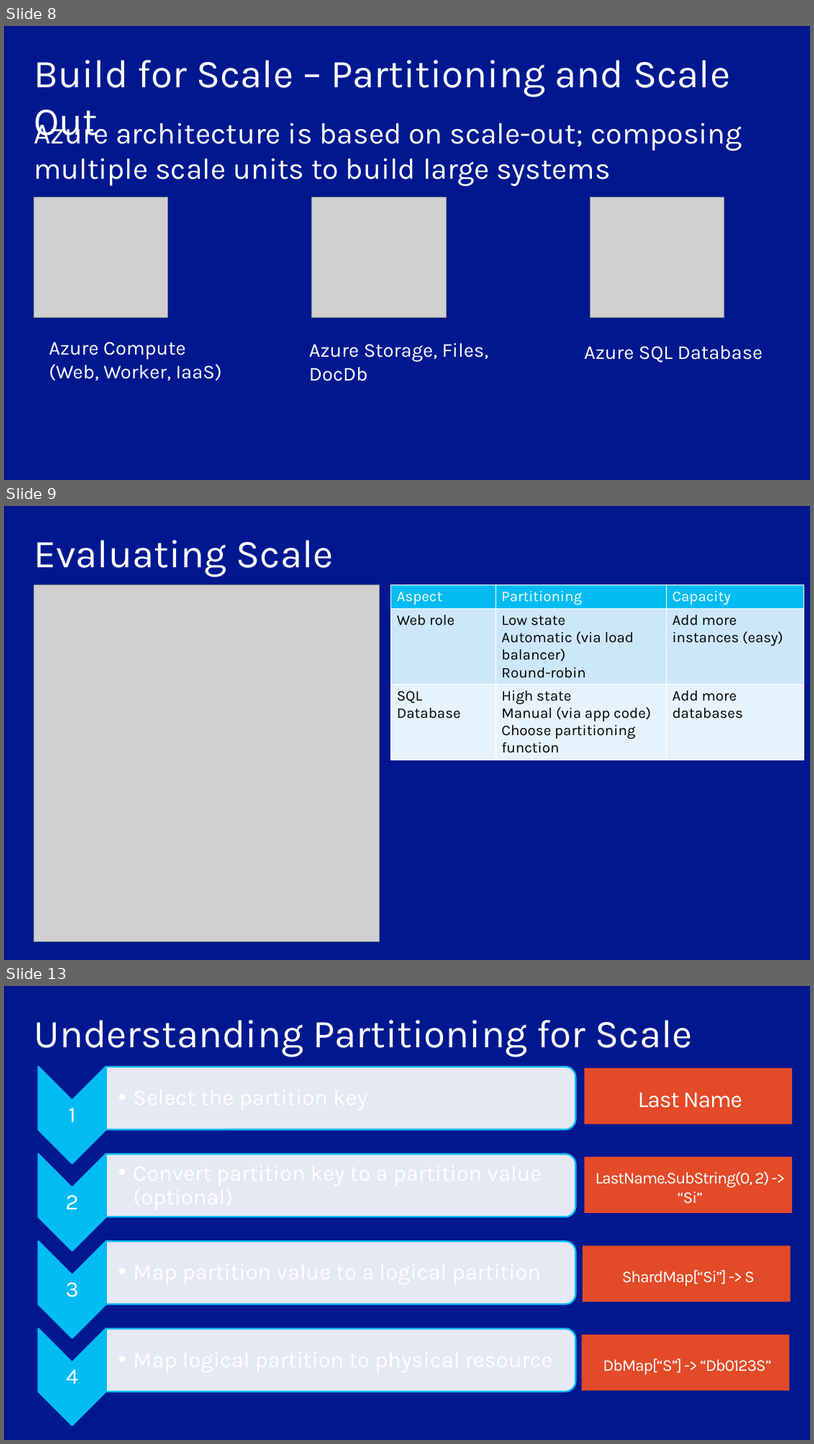
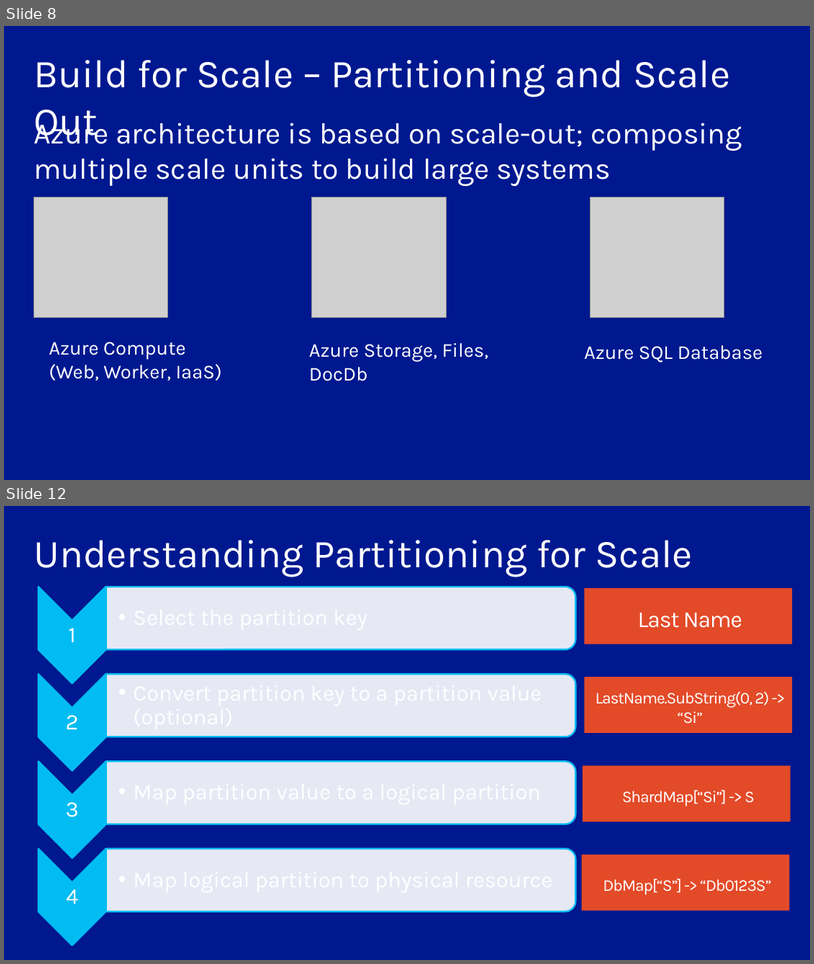
Before and after one commit to arif-aigonix/leap2015, a slide deck: HighThroughputDesignPrinciples-Edited.pptx. Shown one above the other, each under a label of ours: slides 8, 9 and 13 before the commit, slides 8 and 12 after it; the slides between them are not shown. The pictures are 814x1444 and 814x964 pixels, drawn with LibreOffice and Linux fonts; fonts in the diff are those of the drawing; grey boxes stand for pictures. Boxes give left, top, right and bottom in pixels: in the first picture for what was removed or moved away, otherwise in the second. Text is boxed around its words. In the diff, an @@ line names an element or a change of style, - is before the commit and + after.

```diff
--- a/HighThroughputDesignPrinciples-Edited.pptx
+++ b/HighThroughputDesignPrinciples-Edited.pptx
@@ slide 9 removed at (x1=4, y1=506, x2=810, y2=960), background #00188F @@
@@ title removed at (x1=34, y1=540, x2=334, y2=577) @@
-Evaluating Scale
@@ picture removed at (x1=34, y1=584, x2=379, y2=941) @@
@@ table removed at (x1=391, y1=584, x2=805, y2=763), 3 rows, 3 columns @@
-Aspect | Partitioning | Capacity
-Web role | Low state / Automatic (via load balancer) / Round-robin | Add more instances (easy)
-SQL Database | High state / Manual (via app code) / Choose partitioning function | Add more databases
@@ what was slide 13 is now slide 12 @@
```
Also in this commit, not shown: 2 slides changed, 13 other slides removed, 1 other file.
